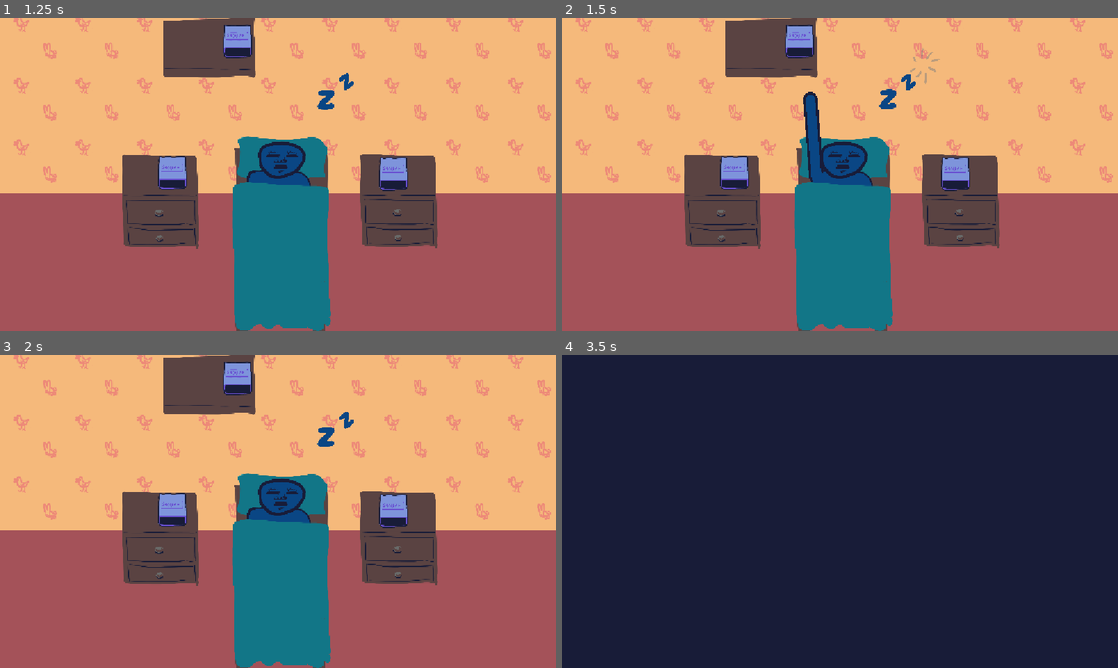
Above: before the commit, frames 1-4 (two rows, left to right).
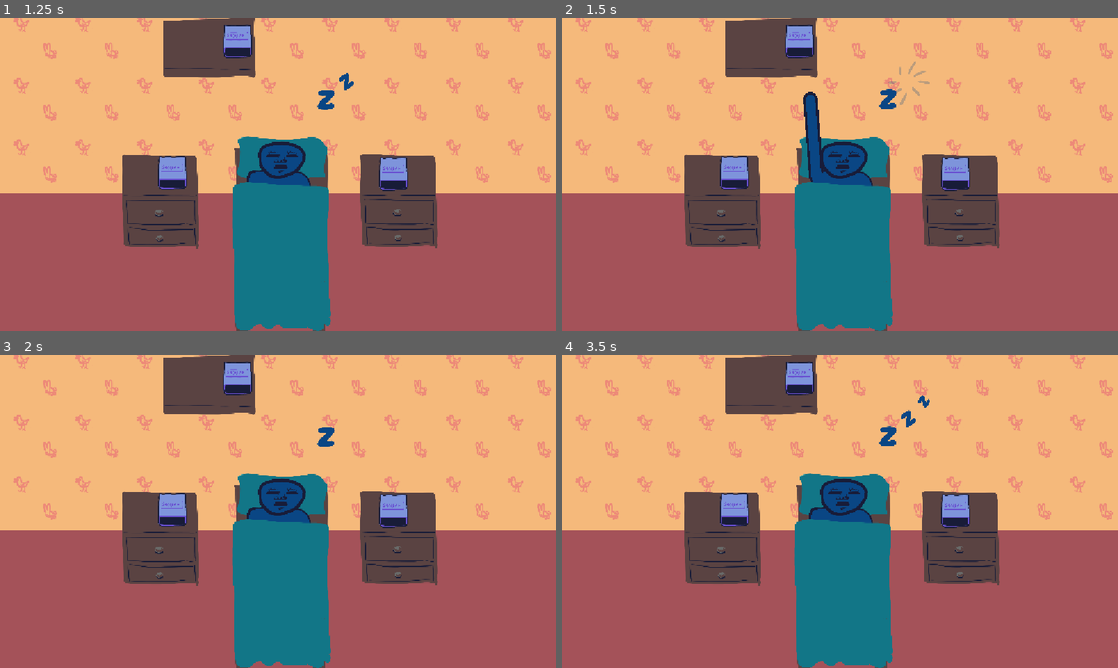
Above: after the commit, the same moments.

Repository: harperstoeckle/be_late_for_work
Game: Godot game, scene res://scenes/main.tscn
Two runs of this game, one before a commit and one after it. Both use one fixed random seed, a clock stepped at 60 frames per second and the inputs below. Sound files missing from this copy of the repository are replaced by a short silence.
Inputs:
- Up to frame 1 (1.25 s): tap Enter (ui_accept) at 0.5, 0.77 s; hold Right (ui_right) from 0.53 s (still down); hold J (snooze_0) from 0.53 s (still down)
- Up to frame 2 (1.5 s): release Right (ui_right) at 1.28 s; release J (snooze_0) at 1.28 s; hold Down (ui_down) from 1.28 s (still down); tap K (snooze_1) at 1.35 s
- Up to frame 3 (2 s): keep holding Down (ui_down); tap Enter (ui_accept) at 1.52 s
- Up to frame 4 (3.5 s): tap Enter (ui_accept) at 2, 3.02 s; release Down (ui_down) at 2.03 s; hold Right (ui_right) 2.03-2.78 s; hold L (snooze_2) 2.03-2.78 s; hold Up (ui_up) from 2.78 s (still down); tap J (snooze_0) at 2.85 s

Frame 1 is identical in both runs. In frame 2, 0.2% of the frame differs, in the area x 58-68%, y 9-28%; in frame 3, less than 0.1%; in frame 4, 99%, in the area x 0-100%, y 0-100%.
Error in both runs: Modulo by zero error in operator '%'. (res://scripts/main.gd:148)

Commit message:
Add the ability to go back in the story with left arrow

Diff:
--- a/scripts/main.gd
+++ b/scripts/main.gd
@@ -173,10 +173,10 @@
 		_do_alarm_input(_alarm_spec_2)
 	elif event.is_action_pressed("snooze_2"):
 		_do_alarm_input(_alarm_spec_1)
-	elif event.is_action_pressed("ui_up"):
-		_save_checkpoint()
-	elif event.is_action_pressed("ui_down"):
-		_load_checkpoint()
+	elif event.is_action_pressed("ui_left"):
+		_clear_transient_story_state()
+		_story_index = max(0, _story_index - 2)
+		_do_next_story()
 	elif event.is_action_pressed("ui_right"):
 		_clear_transient_story_state()
 		_do_next_story()
